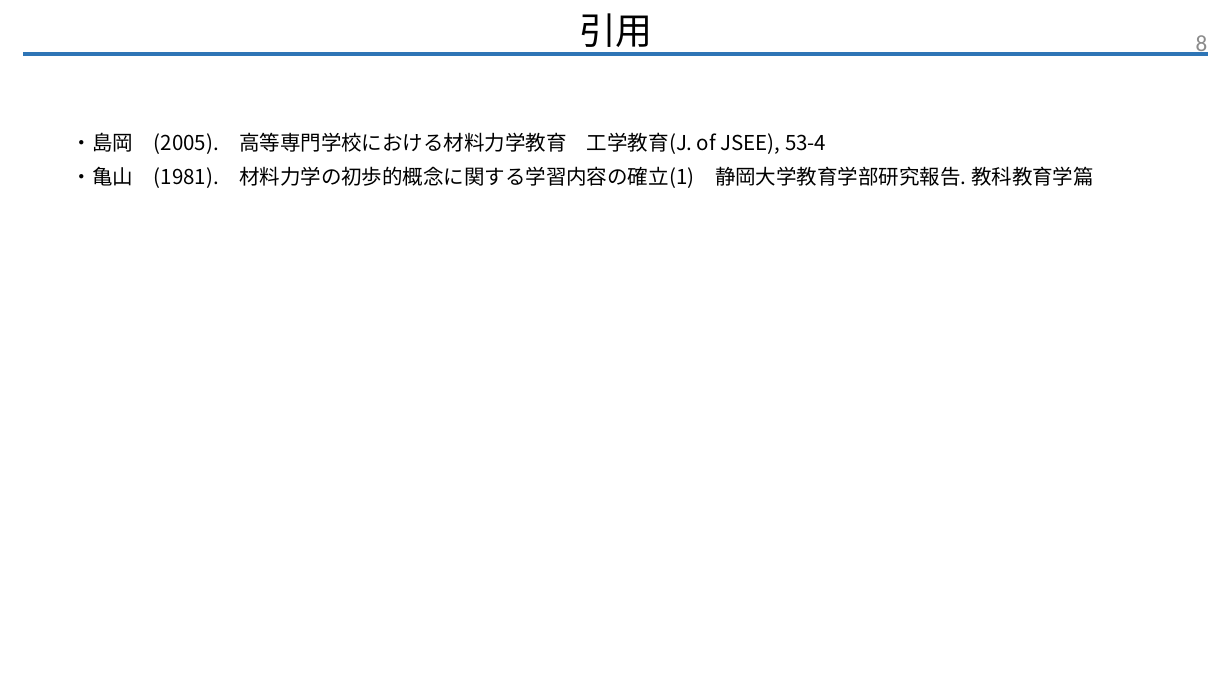
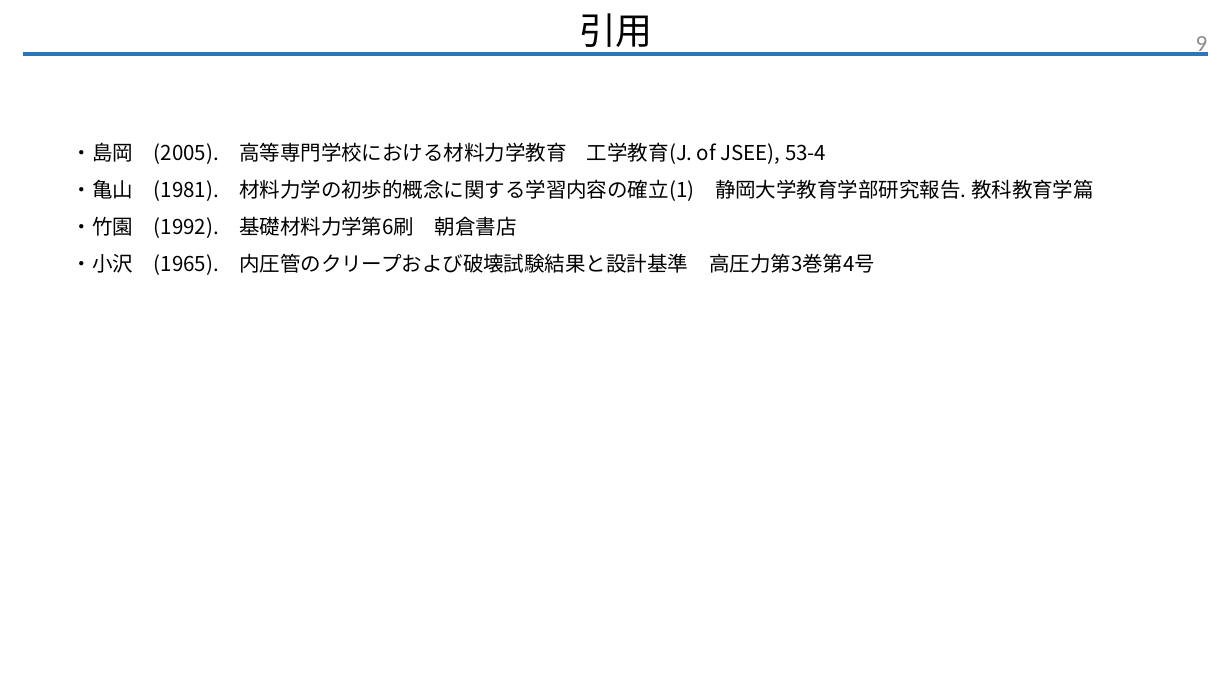
Before and after one commit to Nobuyuki-Abe/test_progate, a slide deck: slide 9 of LLM/材料力学/LLM_濾過器設計のための材料力学概論1(阿部).pptx (slide 8 before the commit). Drawn at 1232x693 pixels with LibreOffice and Linux fonts; fonts in the diff are those of the drawing; background and template pictures are left out. Boxes give left, top, right and bottom in pixels: in the first picture for what was removed or moved away, otherwise in the second. Text is boxed around its words. In the diff, an @@ line names an element or a change of style, - is before the commit and + after.

```diff
--- a/LLM/材料力学/LLM_濾過器設計のための材料力学概論1(阿部).pptx
+++ b/LLM/材料力学/LLM_濾過器設計のための材料力学概論1(阿部).pptx
@@ page number at (1196, 36, 1208, 56): text changed @@
-8
+9
@@ text at (72, 142, 826, 164): line spacing 1 to 1.5 @@
@@ text at (72, 179, 1094, 275): paragraphs added @@
+・亀山 (1981). 材料力学の初歩的概念に関する学習内容の確立(1) 静岡大学教育学部研究報告. 教科教育学篇
+・竹園 (1992). 基礎材料力学第6刷 朝倉書店
+・小沢 (1965). 内圧管のクリープおよび破壊試験結果と設計基準 高圧力第3巻第4号
@@ text removed at (72, 166, 1094, 188) @@
-・亀山 (1981). 材料力学の初歩的概念に関する学習内容の確立(1) 静岡大学教育学部研究報告. 教科教育学篇
```
Also in this commit, not shown: 1 other slide changed, 1 slide added, 7 other files.
